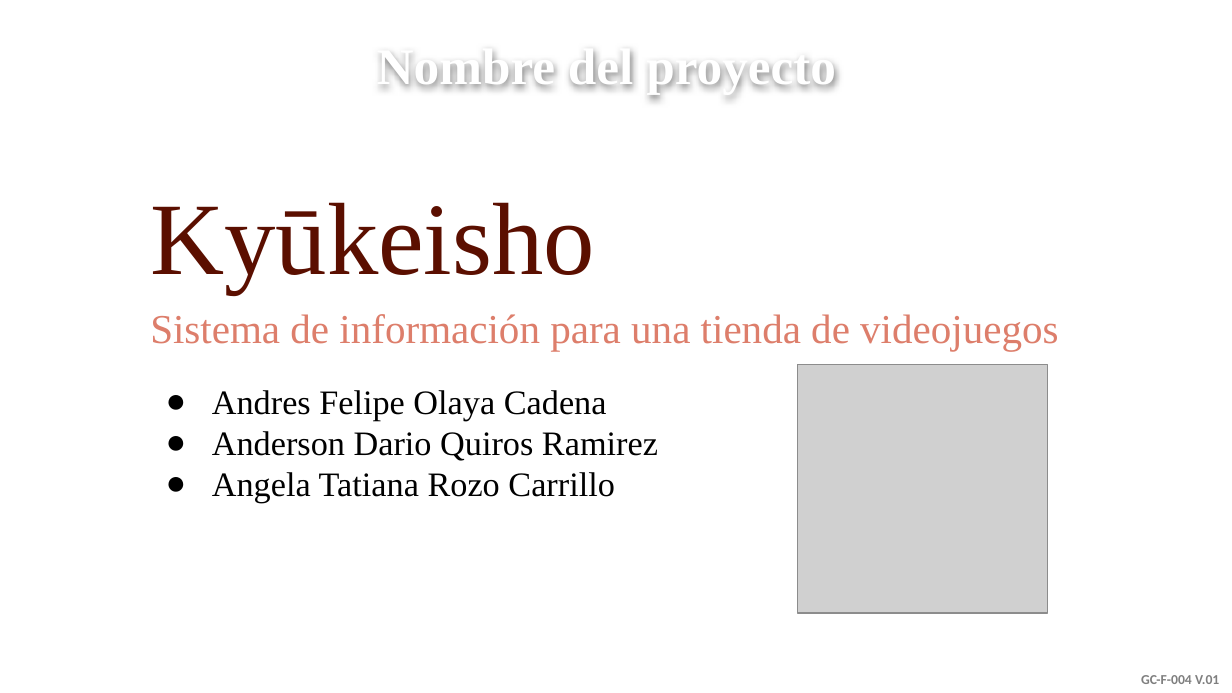
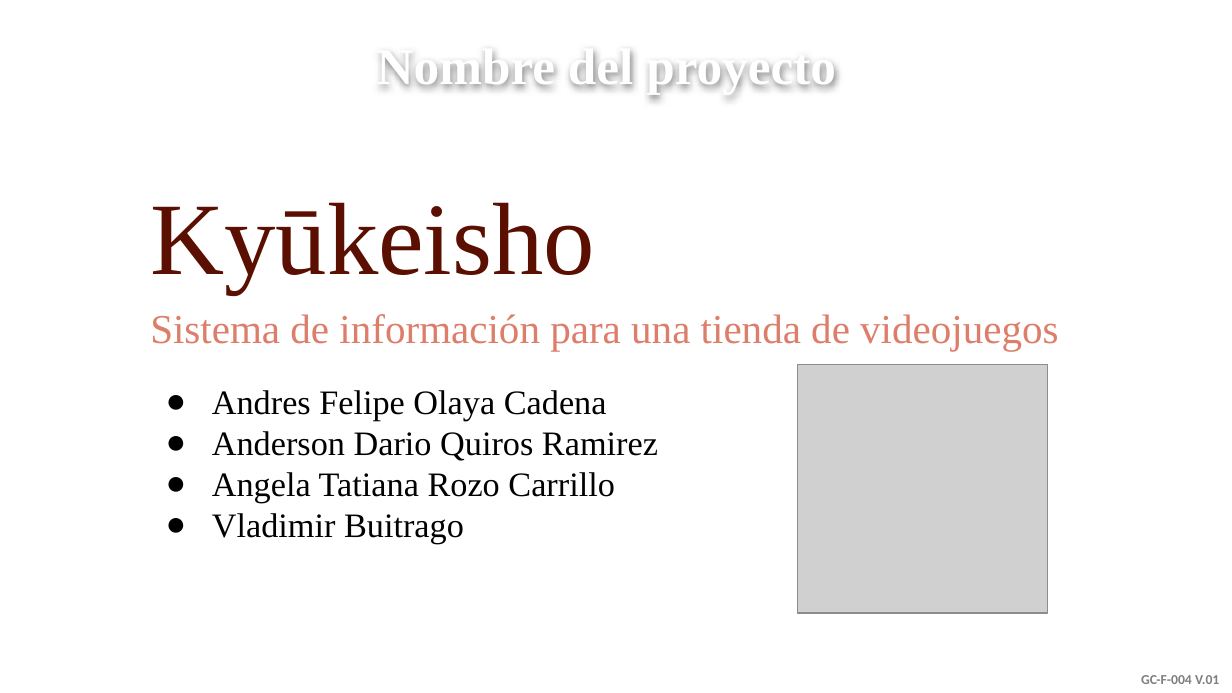
Before and after one commit to senaceet/Kyukeisho_New, a slide deck: slide 3 of 1- Analisis/1- Presentación/1-Versión 2/Presentación Proyecto ADSI_2.pptx. Drawn at 1232x693 pixels with LibreOffice and Linux fonts; fonts in the diff are those of the drawing; grey boxes stand for pictures; background and template pictures are left out. Boxes give left, top, right and bottom in pixels: in the first picture for what was removed or moved away, otherwise in the second. Text is boxed around its words. In the diff, an @@ line names an element or a change of style, - is before the commit and + after.

```diff
--- a/1- Analisis/1- Presentación/1-Versión 2/Presentación Proyecto ADSI_2.pptx
+++ b/1- Analisis/1- Presentación/1-Versión 2/Presentación Proyecto ADSI_2.pptx
@@ text at (x1=212, y1=513, x2=464, y2=544): paragraph added @@
+● Vladimir Buitrago
```
Also in this commit, not shown: 9 other files.
